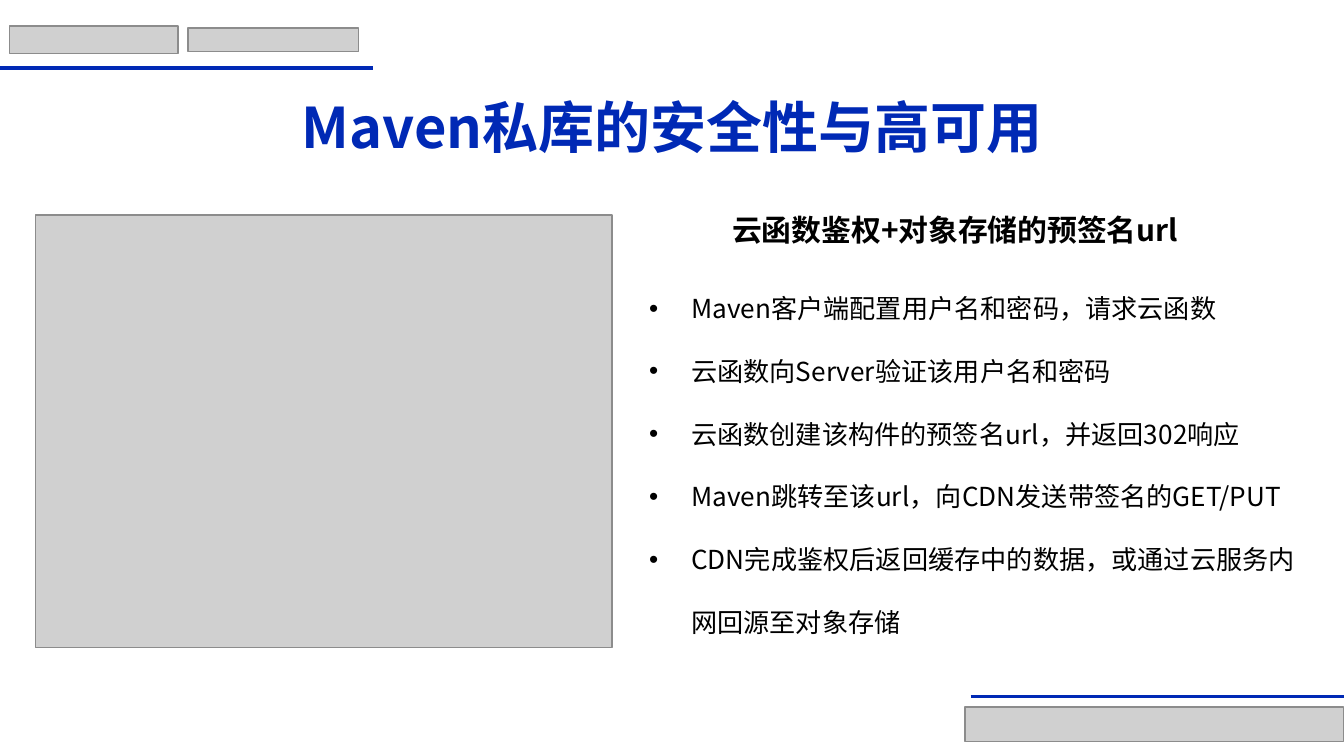
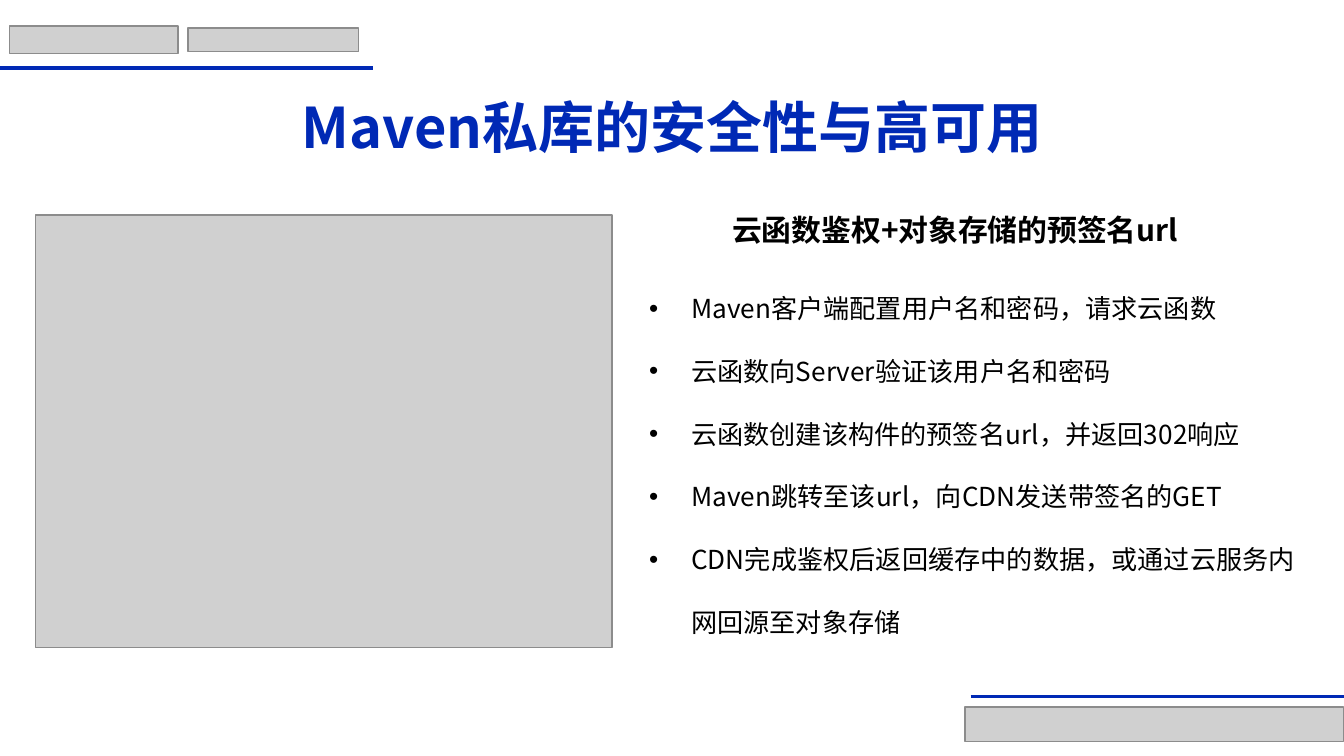
Before and after one commit to AnneYang720/openeuler-maven, a slide deck: slide 10 of 决赛答辩-AnneY.pptx. Drawn at 1344x756 pixels with LibreOffice and Linux fonts; fonts in the diff are those of the drawing; grey boxes stand for pictures. Boxes give left, top, right and bottom in pixels: in the first picture for what was removed or moved away, otherwise in the second. Text is boxed around its words. In the diff, an @@ line names an element or a change of style, - is before the commit and + after.

Commit message:
Change ppt.

```diff
--- a/决赛答辩-AnneY.pptx
+++ b/决赛答辩-AnneY.pptx
@@ text at (x1=691, y1=484, x2=1222, y2=509): text changed @@
-• Maven跳转至该url，向CDN发送带签名的GET/PUT
+• Maven跳转至该url，向CDN发送带签名的GET
```
